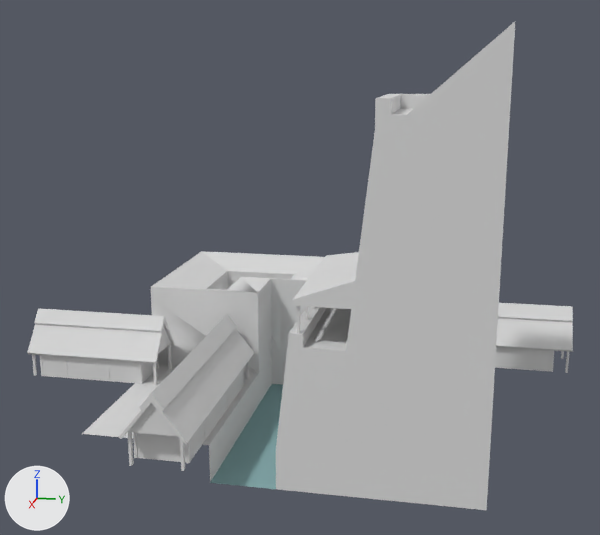
An edit to the OBJ model assets/stl_export/1c12.obj, drawn before and after from the same camera.
Both versions are drawn from a 50 mm camera at (68.71, 12.53, 27.16) aimed at (1.23, -0.96, 10.29). Arrows for +X, +Y and +Z are at lower left; the lights stay in place. The older version comes first. Where no turn or scale is listed for an object, it has been applied to the vertices. Vertices at exactly the same position are counted once.

Objects in the first picture: '1c12'.
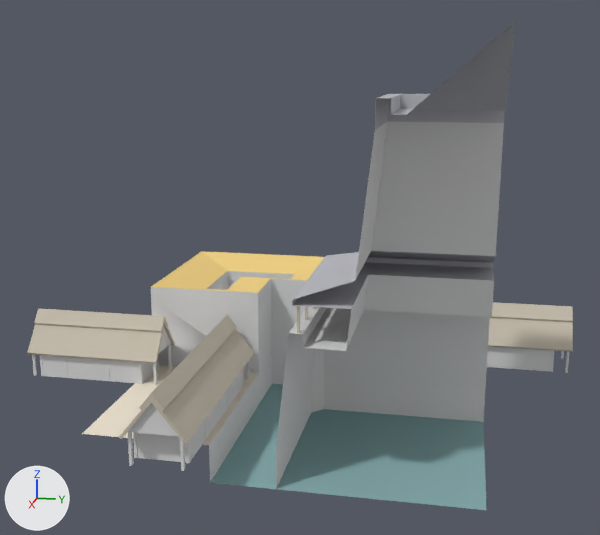
What differs and where, as boxes (x1, y1, x2, y2) in the pictures (600 x 535 px):
part 1 of me_1c12, cut back: before (258, 22, 515, 510); after (258, 109, 496, 350)
part 2 of me_1c12, recoloured: before (293, 94, 430, 299); after (292, 22, 515, 309)
part 3 of me_1c12, recoloured: before (27, 303, 573, 445); after (27, 265, 573, 445)
part 4 of me_1c12, recoloured (light grey to pale yellow): (82, 367, 258, 445) in both
part 5 of me_1c12, recoloured (light grey to yellow): (151, 251, 324, 293) in both

Edits to the bpy script that builds the scene:
```text
Add mat_straw:
    mat_straw = principled_material('straw')
    mat_straw.base_color = (0.569, 0.514, 0.42)  # light grey #c7bead
    mat_straw.roughness = 1.0
Add mat_material:
    mat_material = principled_material('Material')
    mat_material.base_color = (0.878, 0.639, 0.224)  # yellow #f1d182
    mat_material.roughness = 1.0
Add mat_cortyard:
    mat_cortyard = principled_material('cortyard')
    mat_cortyard.base_color = (0.878, 0.792, 0.651)  # pale yellow #f1e6d3
    mat_cortyard.roughness = 1.0
Add mat_castleroof:
    mat_castleroof = principled_material('castleRoof')
    mat_castleroof.base_color = (0.471, 0.471, 0.51)  # grey #b7b7bd
    mat_castleroof.roughness = 1.0
Change me_1c12:
    used by ob_1c12; location = (0.0, 0.0, 0.0)
    remove me_1c12.from_pydata(...)  # 700 vertices, 1164 faces; spans x -18.4..19.4, y -24.8..22.6, z -3.0..29.6
    add me_1c12.from_pydata(...)  # 696 vertices, 1104 faces; spans x -18.4..19.4, y -24.8..22.6, z -3.0..29.6
    me_1c12 part 1
    4 vertices are removed from x -5.0..-4.0, y -5.0..-4.0, z 2.0..6.5
    76 faces are deleted
    8 new faces join them, mat_castleroof (grey #b7b7bd)
    8 new faces join them, mat_default (light grey #dadada)
    me_1c12 part 2: 26 faces spanning x 1.2..15.0, y 1.2..15.0, z 11.0..29.6 switch from mat_default (light grey #dadada) to mat_castleroof (grey #b7b7bd)
    me_1c12 part 3: 246 faces spanning x -18.4..19.4, y -24.8..22.6, z 2.0..11.0 switch from mat_default (light grey #dadada) to mat_straw (light grey #c7bead)
    me_1c12 part 4: 8 faces spanning x -15.0..15.0, y -15.0..15.0, z 0.0 switch from mat_default (light grey #dadada) to mat_cortyard (pale yellow #f1e6d3)
    me_1c12 part 5: 13 faces spanning x -15.0..0.0, y -15.0..0.0, z 6.5..7.5 switch from mat_default (light grey #dadada) to mat_material (yellow #f1d182)
```
